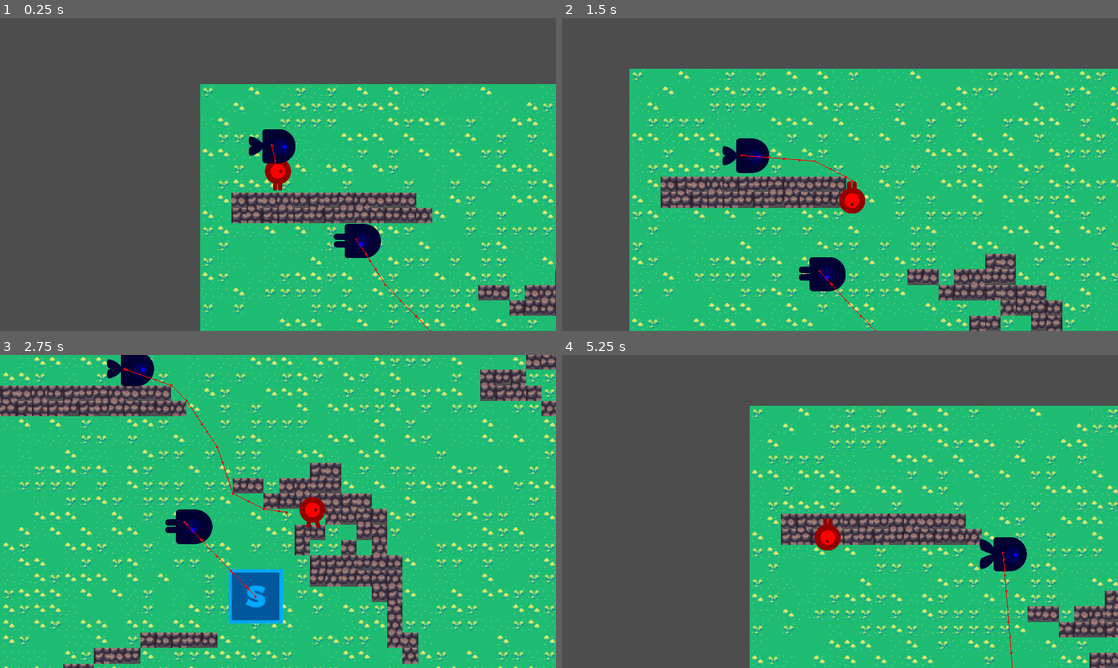
Above: before the commit, frames 1-4 (two rows, left to right).
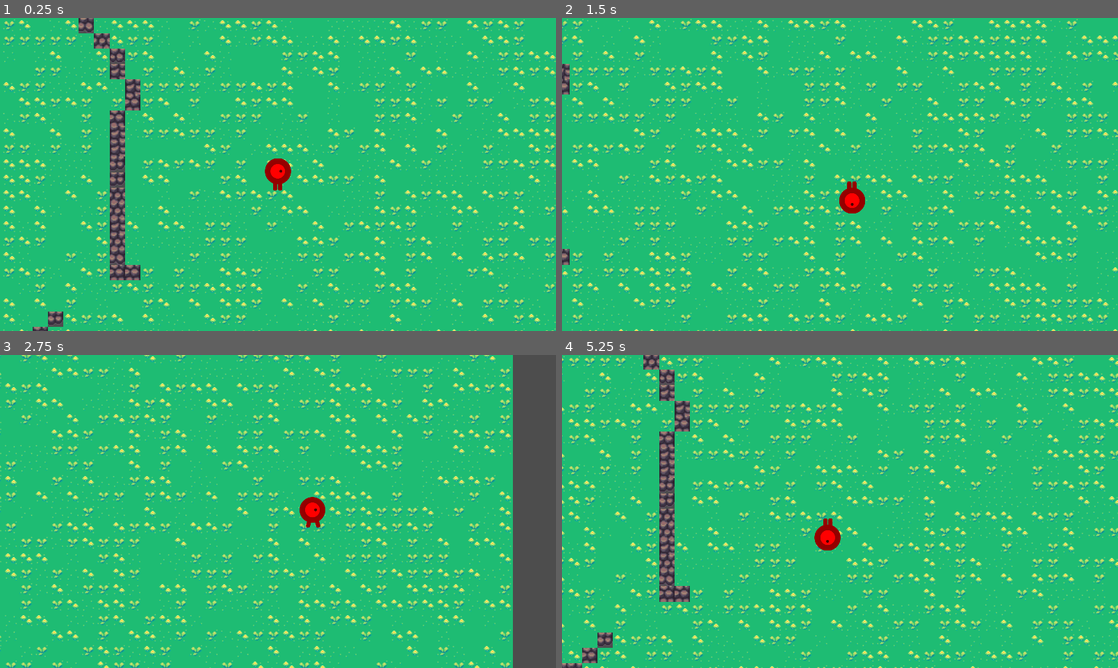
Above: after the commit, the same moments.

Repository: actuallyfrank/project-battlefield
Game: Godot game, scene res://scenes/Main.tscn
The game is run twice, just before and just after one commit, with the same random seed, the same clock (stepped at 60 frames per second) and the same inputs.
Inputs:
- Up to frame 1 (0.25 s): no input
- Up to frame 2 (1.5 s): hold Right (move_right) 0.53-1.28 s; hold Down (move_down) from 1.28 s (still down)
- Up to frame 3 (2.75 s): release Down (move_down) at 2.03 s; hold Right (move_right) from 2.03 s (still down)
- Up to frame 4 (5.25 s): release Right (move_right) at 2.78 s; hold Up (move_up) 2.78-3.53 s; hold Left (move_left) 3.53-5.03 s; hold Down (move_down) from 5.03 s (still down)

The runs differ from the first frame. In frame 1, 65% of the frame differs, in the area x 0-100%, y 0-100%; in frame 2, 50%; in frame 3, 41%; in frame 4, 61%.

Commit message:
add player can no longer move through walls

Diff:
--- a/scenes/Main.tscn
+++ b/scenes/Main.tscn
@@ -15,9 +15,7 @@
 [ext_resource type="Script" path="res://scenes/soldier_sprite.gd" id="9_eyk1d"]
 [ext_resource type="PackedScene" uid="uid://xmyl3kitr57i" path="res://scenes/components/TeamComponent.tscn" id="10_gp1to"]
 [ext_resource type="Script" path="res://scenes/ai.gd" id="11_1dpec"]
-[ext_resource type="PackedScene" uid="uid://dvdtdj1y8t544" path="res://scenes/Player.tscn" id="15_7r13i"]
-[ext_resource type="PackedScene" uid="uid://dlg4jxu0tf3gn" path="res://scenes/components/HealthComponent.tscn" id="17_y2vf7"]
-[ext_resource type="PackedScene" uid="uid://fpukbu2ndkke" path="res://scenes/components/HitboxComponent.tscn" id="18_ps4go"]
+[ext_resource type="PackedScene" uid="uid://p7stu0qooy7" path="res://scenes/MainPlayer.tscn" id="18_ycjvd"]
 
 [sub_resource type="SpriteFrames" id="SpriteFrames_gkx8l"]
 animations = [{
@@ -1345,9 +1343,6 @@
 sources/1 = SubResource("TileSetAtlasSource_usrj4")
 sources/4 = SubResource("TileSetAtlasSource_hpe2u")
 
-[sub_resource type="RectangleShape2D" id="RectangleShape2D_al8x1"]
-size = Vector2(59.0909, 60.2274)
-
 [node name="Main" type="Node"]
 script = ExtResource("1_sn1ky")
 mob_scene = SubResource("PackedScene_c2dqd")
@@ -1358,8 +1353,6 @@
 format = 2
 layer_0/tile_data = PackedInt32Array(0, 393220, 0, 65536, 327684, 0, 131072, 327684, 1, 196608, 327684, 0, 262144, 3932 …(87377 unchanged characters)…
 
-[node name="Player" parent="." instance=ExtResource("15_7r13i")]
-
 [node name="StartPosition" type="Marker2D" parent="."]
 position = Vector2(252, 245)
 
@@ -1368,23 +1361,5 @@
 [node name="Soldier2" parent="." instance=ExtResource("2_5casl")]
 position = Vector2(296, 250)
 
-[node name="Node2D" type="Node2D" parent="."]
-position = Vector2(623, 661)
-scale = Vector2(1.76, 1.76)
-
-[node name="TeamComponent" parent="Node2D" instance=ExtResource("10_gp1to")]
-team = 2
-
-[node name="HealthComponent" parent="Node2D" instance=ExtResource("17_y2vf7")]
-
-[node name="HitboxComponent" parent="Node2D" node_paths=PackedStringArray("teamComponent", "health") instance=ExtResource("18_ps4go")]
-teamComponent = NodePath("../TeamComponent")
-health = NodePath("../HealthComponent")
-
-[node name="CollisionShape2D" type="CollisionShape2D" parent="Node2D/HitboxComponent"]
-shape = SubResource("RectangleShape2D_al8x1")
-
-[node name="Sprite2D" type="Sprite2D" parent="Node2D"]
-texture = ExtResource("4_xnaq0")
-
-[connection signal="hit" from="Player" to="." method="game_over"]
+[node name="Player" parent="." instance=ExtResource("18_ycjvd")]
+position = Vector2(1693, 837)
--- /dev/null
+++ b/scenes/MainPlayer.tscn
@@ -0,0 +1,73 @@
+[gd_scene load_steps=13 format=3 uid="uid://p7stu0qooy7"]
+
+[ext_resource type="Script" path="res://scenes/player.gd" id="1_qi5mb"]
+[ext_resource type="PackedScene" uid="uid://xmyl3kitr57i" path="res://scenes/components/TeamComponent.tscn" id="2_mwa46"]
+[ext_resource type="Texture2D" uid="uid://c78lt4xdv7151" path="res://art/playerGrey_up1.png" id="3_a4o3a"]
+[ext_resource type="Texture2D" uid="uid://dgvtatx2i8rbo" path="res://art/playerGrey_up2.png" id="4_ivx2t"]
+[ext_resource type="Texture2D" uid="uid://dcjf4b11v0pow" path="res://art/playerGrey_walk1.png" id="5_xnbgk"]
+[ext_resource type="Texture2D" uid="uid://cr7qbwaxjw4fh" path="res://art/playerGrey_walk2.png" id="6_n3y0u"]
+[ext_resource type="Script" path="res://scenes/soldier_sprite.gd" id="7_x2w7h"]
+[ext_resource type="PackedScene" uid="uid://dlg4jxu0tf3gn" path="res://scenes/components/HealthComponent.tscn" id="8_fmf2x"]
+[ext_resource type="PackedScene" uid="uid://fpukbu2ndkke" path="res://scenes/components/HitboxComponent.tscn" id="9_qhpde"]
+
+[sub_resource type="SpriteFrames" id="SpriteFrames_ihcm0"]
+animations = [{
+"frames": [{
+"duration": 1.0,
+"texture": ExtResource("3_a4o3a")
+}, {
+"duration": 1.0,
+"texture": ExtResource("4_ivx2t")
+}],
+"loop": true,
+"name": &"up",
+"speed": 5.0
+}, {
+"frames": [{
+"duration": 1.0,
+"texture": ExtResource("5_xnbgk")
+}, {
+"duration": 1.0,
+"texture": ExtResource("6_n3y0u")
+}],
+"loop": true,
+"name": &"walk",
+"speed": 5.0
+}]
+
+[sub_resource type="CapsuleShape2D" id="CapsuleShape2D_dni3p"]
+radius = 27.0
+height = 66.0
+
+[sub_resource type="CircleShape2D" id="CircleShape2D_vu10p"]
+
+[node name="Player" type="CharacterBody2D"]
+motion_mode = 1
+script = ExtResource("1_qi5mb")
+
+[node name="TeamComponent" parent="." instance=ExtResource("2_mwa46")]
+
+[node name="AnimatedSprite2D" type="AnimatedSprite2D" parent="." node_paths=PackedStringArray("team")]
+scale = Vector2(0.5, 0.5)
+sprite_frames = SubResource("SpriteFrames_ihcm0")
+animation = &"walk"
+frame_progress = 0.24726
+script = ExtResource("7_x2w7h")
+team = NodePath("../TeamComponent")
+
+[node name="CollisionShape2D" type="CollisionShape2D" parent="."]
+shape = SubResource("CapsuleShape2D_dni3p")
+
+[node name="Camera2D" type="Camera2D" parent="."]
+position_smoothing_enabled = true
+
+[node name="HealthComponent" parent="." instance=ExtResource("8_fmf2x")]
+
+[node name="HitboxComponent" parent="." node_paths=PackedStringArray("teamComponent", "health") instance=ExtResource("9_qhpde")]
+teamComponent = NodePath("../TeamComponent")
+health = NodePath("../HealthComponent")
+
+[node name="CollisionShape2D" type="CollisionShape2D" parent="HitboxComponent"]
+scale = Vector2(5.41, 5.41)
+shape = SubResource("CircleShape2D_vu10p")
+debug_color = Color(0.415686, 0.603922, 0, 0.419608)
--- a/scenes/Player.tscn
+++ b/scenes/Player.tscn
@@ -1,76 +1,13 @@
-[gd_scene load_steps=13 format=3 uid="uid://dvdtdj1y8t544"]
+[gd_scene load_steps=3 format=3 uid="uid://dvdtdj1y8t544"]
 
 [ext_resource type="Script" path="res://scenes/player.gd" id="1_c63en"]
-[ext_resource type="Texture2D" uid="uid://c78lt4xdv7151" path="res://art/playerGrey_up1.png" id="2_6mq3w"]
-[ext_resource type="PackedScene" uid="uid://xmyl3kitr57i" path="res://scenes/components/TeamComponent.tscn" id="2_gymdj"]
-[ext_resource type="Texture2D" uid="uid://dgvtatx2i8rbo" path="res://art/playerGrey_up2.png" id="3_7u1kb"]
-[ext_resource type="Texture2D" uid="uid://dcjf4b11v0pow" path="res://art/playerGrey_walk1.png" id="4_dsb61"]
-[ext_resource type="Texture2D" uid="uid://cr7qbwaxjw4fh" path="res://art/playerGrey_walk2.png" id="5_ycn73"]
-[ext_resource type="Script" path="res://scenes/soldier_sprite.gd" id="7_vxvsv"]
-[ext_resource type="PackedScene" uid="uid://dlg4jxu0tf3gn" path="res://scenes/components/HealthComponent.tscn" id="8_kam60"]
-[ext_resource type="PackedScene" uid="uid://fpukbu2ndkke" path="res://scenes/components/HitboxComponent.tscn" id="9_rvitg"]
-
-[sub_resource type="SpriteFrames" id="SpriteFrames_ihcm0"]
-animations = [{
-"frames": [{
-"duration": 1.0,
-"texture": ExtResource("2_6mq3w")
-}, {
-"duration": 1.0,
-"texture": ExtResource("3_7u1kb")
-}],
-"loop": true,
-"name": &"up",
-"speed": 5.0
-}, {
-"frames": [{
-"duration": 1.0,
-"texture": ExtResource("4_dsb61")
-}, {
-"duration": 1.0,
-"texture": ExtResource("5_ycn73")
-}],
-"loop": true,
-"name": &"walk",
-"speed": 5.0
-}]
-
-[sub_resource type="CapsuleShape2D" id="CapsuleShape2D_dni3p"]
-radius = 27.0
-height = 66.0
-
-[sub_resource type="CircleShape2D" id="CircleShape2D_vu10p"]
+[ext_resource type="PackedScene" uid="uid://p7stu0qooy7" path="res://scenes/MainPlayer.tscn" id="2_m7v2k"]
 
 [node name="Player" type="Area2D"]
 position = Vector2(161, 187)
 script = ExtResource("1_c63en")
 metadata/_edit_group_ = true
 
-[node name="TeamComponent" parent="." instance=ExtResource("2_gymdj")]
-
-[node name="AnimatedSprite2D" type="AnimatedSprite2D" parent="." node_paths=PackedStringArray("team")]
-scale = Vector2(0.5, 0.5)
-sprite_frames = SubResource("SpriteFrames_ihcm0")
-animation = &"walk"
-frame_progress = 0.24726
-script = ExtResource("7_vxvsv")
-team = NodePath("../TeamComponent")
-
-[node name="CollisionShape2D" type="CollisionShape2D" parent="."]
-shape = SubResource("CapsuleShape2D_dni3p")
-
-[node name="Camera2D" type="Camera2D" parent="."]
-position_smoothing_enabled = true
-
-[node name="HealthComponent" parent="." instance=ExtResource("8_kam60")]
-
-[node name="HitboxComponent" parent="." node_paths=PackedStringArray("teamComponent", "health") instance=ExtResource("9_rvitg")]
-teamComponent = NodePath("../TeamComponent")
-health = NodePath("../HealthComponent")
-
-[node name="CollisionShape2D" type="CollisionShape2D" parent="HitboxComponent"]
-scale = Vector2(5.41, 5.41)
-shape = SubResource("CircleShape2D_vu10p")
-debug_color = Color(0.415686, 0.603922, 0, 0.419608)
+[node name="Player" parent="." instance=ExtResource("2_m7v2k")]
 
 [connection signal="body_entered" from="." to="." method="_on_body_entered"]
--- a/scenes/ai.gd
+++ b/scenes/ai.gd
@@ -25,7 +25,7 @@
 
 
 func _on_detection_zone_area_entered(area:Area2D):
-	if area is HitboxComponent:
+	if area is HitboxComponent and  area.teamComponent != null:
 		if area.teamComponent.team == teamComponent.team:
 			print("same teamComponent")
 			return
--- a/scenes/player.gd
+++ b/scenes/player.gd
@@ -1,5 +1,4 @@
-extends Area2D
-signal hit(body: Node2D)
+extends CharacterBody2D
 
 @export var speed = 400;
 
@@ -14,9 +13,9 @@
 	position = pos;
 	show();
 
-func _process(delta):
-	var velocity = calculate_velocity()
-	position = calculate_position(position, velocity, delta);
+func _physics_process(delta: float) -> void:
+	velocity = calculate_velocity()
+	move_and_slide();
 	animate_walk(velocity);
 
 
@@ -40,22 +39,14 @@
 		$AnimatedSprite2D.flip_v = velocity.y > 0;
 		return;
 
-
-
-func calculate_position(current_position: Vector2, velocity: Vector2, delta: float) -> Vector2:
-	return current_position + velocity.normalized() * speed * delta;
-
 func calculate_velocity() -> Vector2:
-	var velocity = Vector2();
+	var inputVelocity = Vector2();
 	if Input.is_action_pressed(inputs.right):
-		velocity.x += 1;
+		inputVelocity.x += 1;
 	if Input.is_action_pressed(inputs.left):
-		velocity.x -= 1;
+		inputVelocity.x -= 1;
 	if Input.is_action_pressed(inputs.down):
-		velocity.y += 1;
+		inputVelocity.y += 1;
 	if Input.is_action_pressed(inputs.up):
-		velocity.y -= 1;
-	return velocity.normalized() * speed;
-
-func _on_body_entered(body: Node3D):
-	hit.emit(body);
+		inputVelocity.y -= 1;
+	return inputVelocity.normalized() * speed;
Not shown: 1 places in scenes/Main.tscn that only renumber resources
